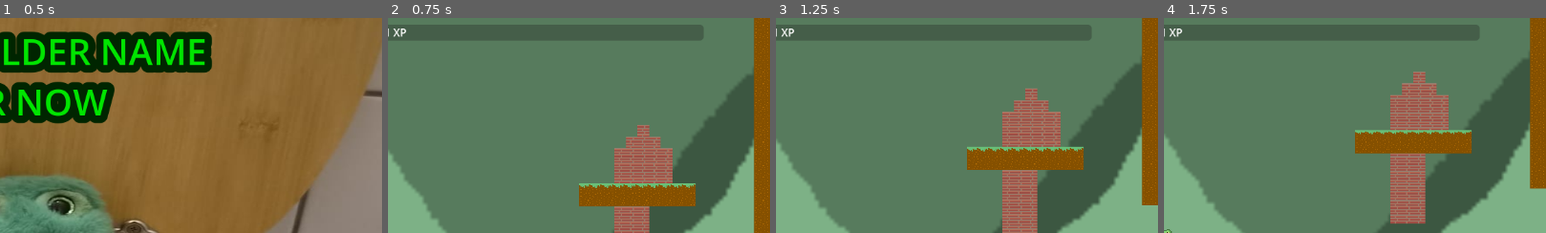
Above: before the commit, frames 1-4 (left to right).
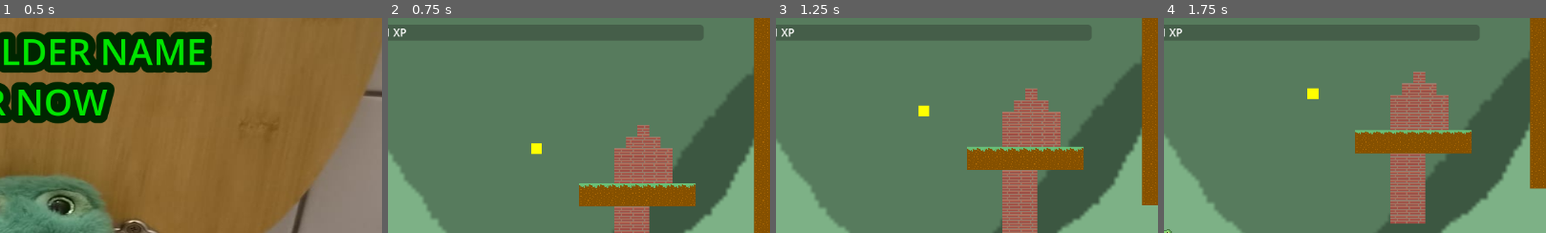
Above: after the commit, the same moments.

Repository: IDoTweaks/placeholdernamefornow
Game: Godot game, scene res://Scenes/MainMenu.tscn
The game is run twice, just before and just after one commit, with the same random seed, the same clock (stepped at 60 frames per second) and the same inputs.
Inputs (mouse positions are % of the whole screen's width and height, from its top left):
- Up to frame 1 (0.5 s): no input
- Up to frame 2 (0.75 s): click "START" at 0.5 s
- Up to frame 3 (1.25 s): no input
- Up to frame 4 (1.75 s): tap Enter at 1.25 s; move the mouse to (55, 50) at 1.27 s; hold Up from 1.28 s (still down); tap E (4test) at 1.35 s; click (55, 50) at 1.42 s
The pictures show only the part of the screen within x 50-100%, y 0-50%; the shares and areas given below are measured in that part.

Frame 1 is identical in both runs. In frame 2, 0.1% of the frame differs, in the area x 37-41%, y 58-64%; in frame 3, 0.2%; in frame 4, 0.2%, in the area x 37-41%, y 32-38%.

Commit message:
adds bee

Diff:
--- /dev/null
+++ b/placeholdernamefornow/Objects/bee.tscn
@@ -0,0 +1,49 @@
+[gd_scene format=3 uid="uid://xja0xk872fk2"]
+
+[ext_resource type="Script" uid="uid://htppsm3ldnd5" path="res://Scripts/bee.gd" id="1_1w1t6"]
+[ext_resource type="Script" uid="uid://dtt0sydpo0mg3" path="res://Scripts/ray_cast_manager.gd" id="2_tnn6e"]
+
+[sub_resource type="CanvasItemMaterial" id="CanvasItemMaterial_1w1t6"]
+
+[sub_resource type="StandardMaterial3D" id="StandardMaterial3D_1w1t6"]
+albedo_color = Color(1, 1, 0, 1)
+
+[sub_resource type="BoxMesh" id="BoxMesh_gwgwb"]
+material = SubResource("StandardMaterial3D_1w1t6")
+
+[sub_resource type="RectangleShape2D" id="RectangleShape2D_gwgwb"]
+
+[node name="Bee" type="Node2D" unique_id=1987323749 groups=["fly"]]
+script = ExtResource("1_1w1t6")
+
+[node name="beeBody" type="MeshInstance2D" parent="." unique_id=133690366]
+modulate = Color(1, 1, 0, 1)
+material = SubResource("CanvasItemMaterial_1w1t6")
+position = Vector2(20, 20)
+scale = Vector2(15, 15)
+mesh = SubResource("BoxMesh_gwgwb")
+
+[node name="Area2D" type="Area2D" parent="." unique_id=597820692]
+
+[node name="CollisionShape2D" type="CollisionShape2D" parent="Area2D" unique_id=1700943226]
+position = Vector2(20, 20)
+scale = Vector2(0.75, 0.75)
+shape = SubResource("RectangleShape2D_gwgwb")
+
+[node name="rayCastManager" type="Node2D" parent="." unique_id=1182362815]
+position = Vector2(20, 20)
+script = ExtResource("2_tnn6e")
+
+[node name="down" type="RayCast2D" parent="rayCastManager" unique_id=1159018322]
+target_position = Vector2(0, 9)
+
+[node name="up" type="RayCast2D" parent="rayCastManager" unique_id=2132009023]
+target_position = Vector2(0, -9)
+
+[node name="left" type="RayCast2D" parent="rayCastManager" unique_id=827942100]
+target_position = Vector2(-9, 0)
+
+[node name="right" type="RayCast2D" parent="rayCastManager" unique_id=1057084005]
+target_position = Vector2(9, 0)
+
+[connection signal="body_entered" from="Area2D" to="." method="_on_area_2d_body_entered"]
--- a/placeholdernamefornow/Scenes/Game.tscn
+++ b/placeholdernamefornow/Scenes/Game.tscn
@@ -6,6 +6,7 @@
 [ext_resource type="Texture2D" uid="uid://c45arut0eqsmf" path="res://Art/dirt.png" id="4_7lihs"]
 [ext_resource type="Texture2D" uid="uid://dafy3xd6wpclt" path="res://Art/brick.png" id="4_kldst"]
 [ext_resource type="Texture2D" uid="uid://cethgvbiv0pnx" path="res://Art/grass.png" id="5_fgofq"]
+[ext_resource type="PackedScene" uid="uid://xja0xk872fk2" path="res://Objects/bee.tscn" id="7_fgofq"]
 
 [sub_resource type="TileSetAtlasSource" id="TileSetAtlasSource_b2bpf"]
 texture = ExtResource("4_kldst")
@@ -57,3 +58,9 @@
 [node name="Fly2" parent="." unique_id=1936282248 node_paths=PackedStringArray("player") instance=ExtResource("2_j5yw3")]
 position = Vector2(159, 155)
 player = NodePath("../Froggy")
+
+[node name="Bee" parent="." unique_id=1564560295 node_paths=PackedStringArray("player") instance=ExtResource("7_fgofq")]
+position = Vector2(186, -133)
+player = NodePath("../Froggy")
+buzzStrength = 80.0
+wanderRadius = 35.0
--- /dev/null
+++ b/placeholdernamefornow/Scripts/bee.gd
@@ -0,0 +1,70 @@
+extends Node2D
+
+@export var player : RigidBody2D
+@export var dmg : float = 1.0
+@export var speed : float = 120.0
+@export var buzzStrength : float = 40.0
+@export var wanderRadius : float = 25.0
+@export var arriveDist : float = 50.0
+
+@onready var rayManager = $rayCastManager
+
+var activated := false
+
+var targetPos : Vector2
+var usedTargPos : Vector2
+var _wanderTimer : float = 0.0
+
+
+func _ready() -> void:
+	if is_instance_valid(player):
+		rayManager.player = player
+		targetPos = player.global_position
+	usedTargPos = targetPos
+	_updateUsedPos()
+
+func _physics_process(delta: float) -> void:
+	if activated:
+		if is_instance_valid(player):
+			targetPos = player.global_position
+		if global_position.distance_to(targetPos) > arriveDist:
+			_wanderTimer -= delta
+			if _wanderTimer <= 0.0:
+				_updateUsedPos()
+				_wanderTimer = randf_range(0.3, 0.8)
+		else:
+			usedTargPos = targetPos
+
+		var toTarget := usedTargPos - global_position
+		var wantVel := Vector2.ZERO
+		if toTarget.length() > 1.0:
+			wantVel = toTarget.normalized() * speed
+		wantVel += _buzz(buzzStrength)
+		wantVel = rayManager._check4collision(wantVel)
+		global_position += wantVel * delta
+
+	global_position += _buzz(buzzStrength) * delta
+
+
+func _buzz(strength : float) -> Vector2:
+	return Vector2(randf_range(-strength, strength), randf_range(-strength, strength))
+
+func _get_eaten():
+	queue_free()
+	player._gainXp(5)
+
+func _updateUsedPos() -> void:
+	usedTargPos = targetPos + Vector2(
+		randf_range(-wanderRadius, wanderRadius),
+		randf_range(-wanderRadius, wanderRadius)
+	)
+
+
+func _dmgPlayer(ammount : float) -> void:
+	#player._damage(ammount)
+	print("dmg ", ammount)
+
+
+func _on_area_2d_body_entered(body: Node2D) -> void:
+	if body == player:
+		_dmgPlayer(dmg)
Not shown, added: placeholdernamefornow/Scripts/bee.gd.uid
